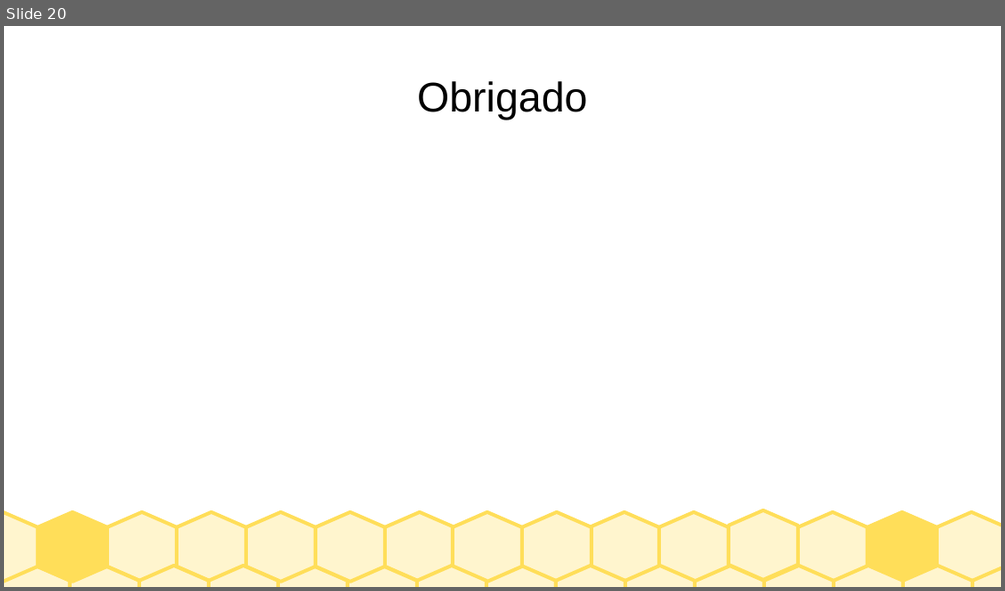
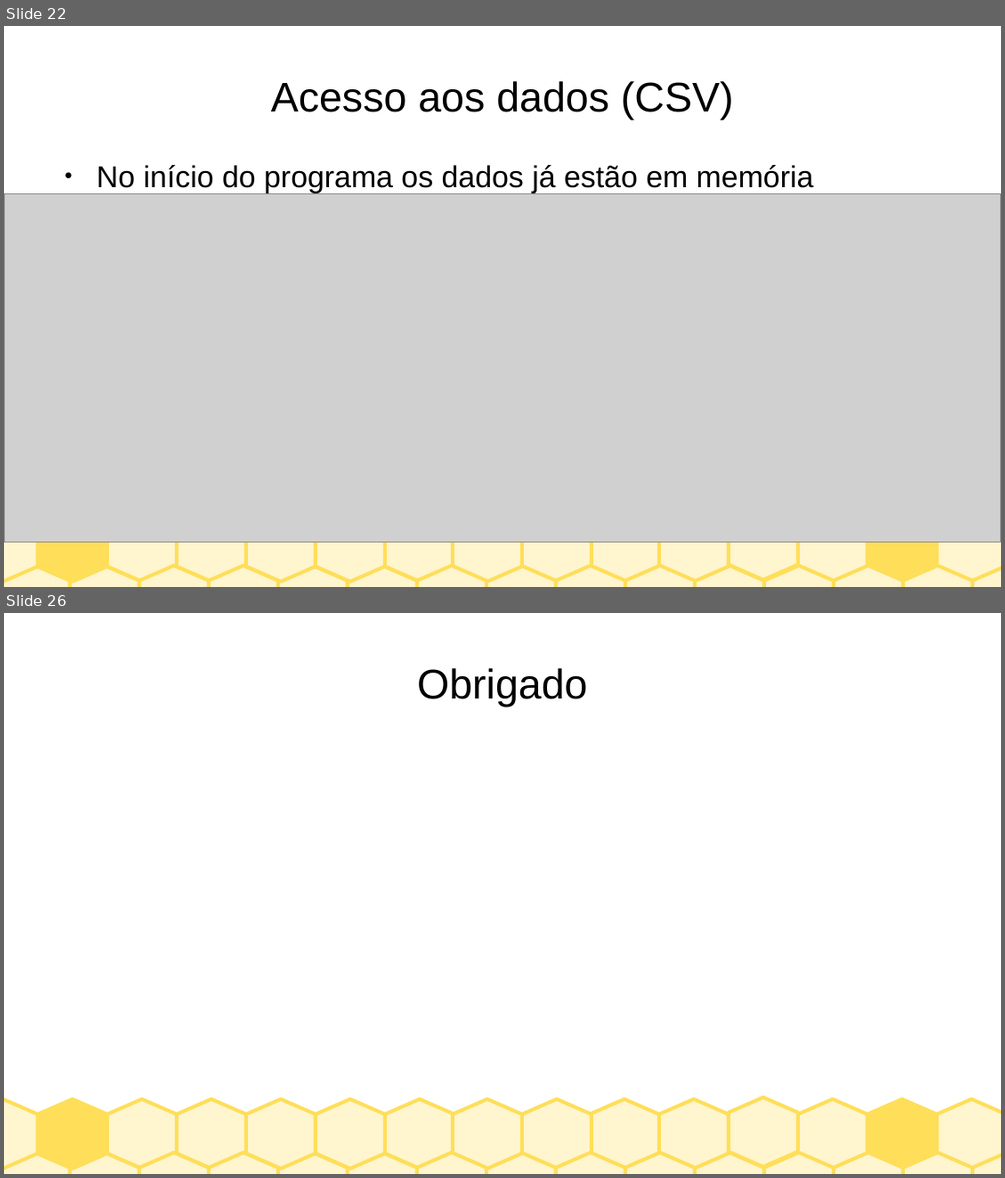
Before and after one commit to adalbertobrant/lipai, a slide deck: atividades/semana4/apresentacaoProjeto-J.odp. Shown one above the other, each under a label of ours: slide 20 before the commit, slides 22 and 26 after it; the slides between them are not shown. The pictures are 1005x591 and 1005x1178 pixels, drawn with LibreOffice and Linux fonts; fonts in the diff are those of the drawing; grey boxes stand for pictures. Boxes give left, top, right and bottom in pixels: in the first picture for what was removed or moved away, otherwise in the second. Text is boxed around its words. In the diff, an @@ line names an element or a change of style, - is before the commit and + after.

```diff
--- a/atividades/semana4/apresentacaoProjeto-J.odp
+++ b/atividades/semana4/apresentacaoProjeto-J.odp
@@ slide 22 added at (x1=4, y1=26, x2=1001, y2=587), background #FFFFFF; not listed: 30 template elements that a slide beside it also shows @@
@@ title added at (x1=271, y1=81, x2=734, y2=119), 33 pt, text #000000 @@
+Acesso aos dados (CSV)
@@ text added at (x1=97, y1=165, x2=814, y2=193), 24 pt, text #000000 @@
+● No início do programa os dados já estão em memória
@@ picture added at (x1=4, y1=194, x2=1001, y2=542) @@
@@ what was slide 20 is now slide 26 @@
```
Also in this commit, not shown: 2 slides changed, 5 other slides added.
